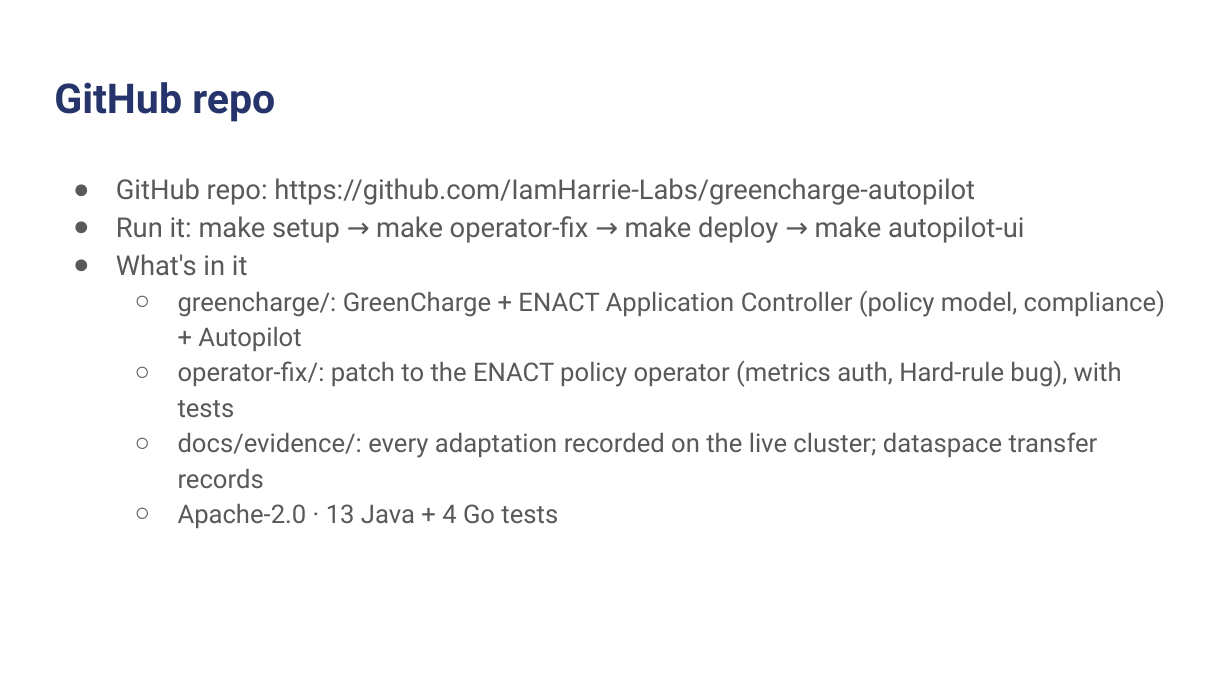
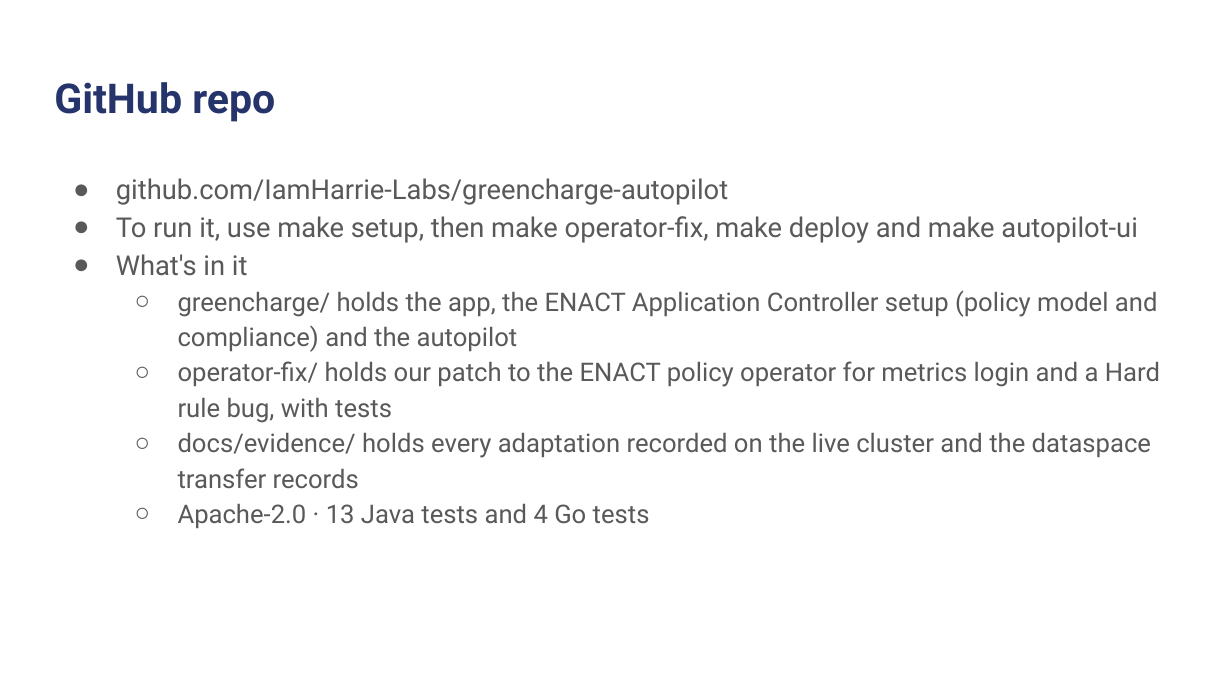
Before and after one commit to IamHarrie-Labs/greencharge-autopilot, a slide deck: slide 2 of docs/submission/GreenCharge-Autopilot-VelesHack.pptx. Drawn at 1232x693 pixels with LibreOffice and Linux fonts; fonts in the diff are those of the drawing; background and template pictures are left out. Boxes give left, top, right and bottom in pixels: in the first picture for what was removed or moved away, otherwise in the second. Text is boxed around its words. In the diff, an @@ line names an element or a change of style, - is before the commit and + after.

Commit message:
Plainer wording in docs and slides, no colons or dashes in prose

```diff
--- a/docs/submission/GreenCharge-Autopilot-VelesHack.pptx
+++ b/docs/submission/GreenCharge-Autopilot-VelesHack.pptx
@@ text at (x1=116, y1=178, x2=1137, y2=243): text changed @@
-● GitHub repo: https://github.com/IamHarrie-Labs/greencharge-autopilot
-● Run it: make setup → make operator-fix → make deploy → make autopilot-ui
+● github.com/IamHarrie-Labs/greencharge-autopilot
+● To run it, use make setup, then make operator-fix, make deploy and make autopilot-ui
@@ text at (x1=178, y1=290, x2=1160, y2=528): text changed @@
-  ○ greencharge/: GreenCharge + ENACT Application Controller (policy model, compliance) + Autopilot
-  ○ operator-fix/: patch to the ENACT policy operator (metrics auth, Hard-rule bug), with tests
-  ○ docs/evidence/: every adaptation recorded on the live cluster; dataspace transfer records
-  ○ Apache-2.0 · 13 Java + 4 Go tests
+  ○ greencharge/ holds the app, the ENACT Application Controller setup (policy model and compliance) and the autopilot
+  ○ operator-fix/ holds our patch to the ENACT policy operator for metrics login and a Hard rule bug, with tests
+  ○ docs/evidence/ holds every adaptation recorded on the live cluster and the dataspace transfer records
+  ○ Apache-2.0 · 13 Java tests and 4 Go tests
```
Also in this commit, not shown: 3 other slides changed, 16 other files.
